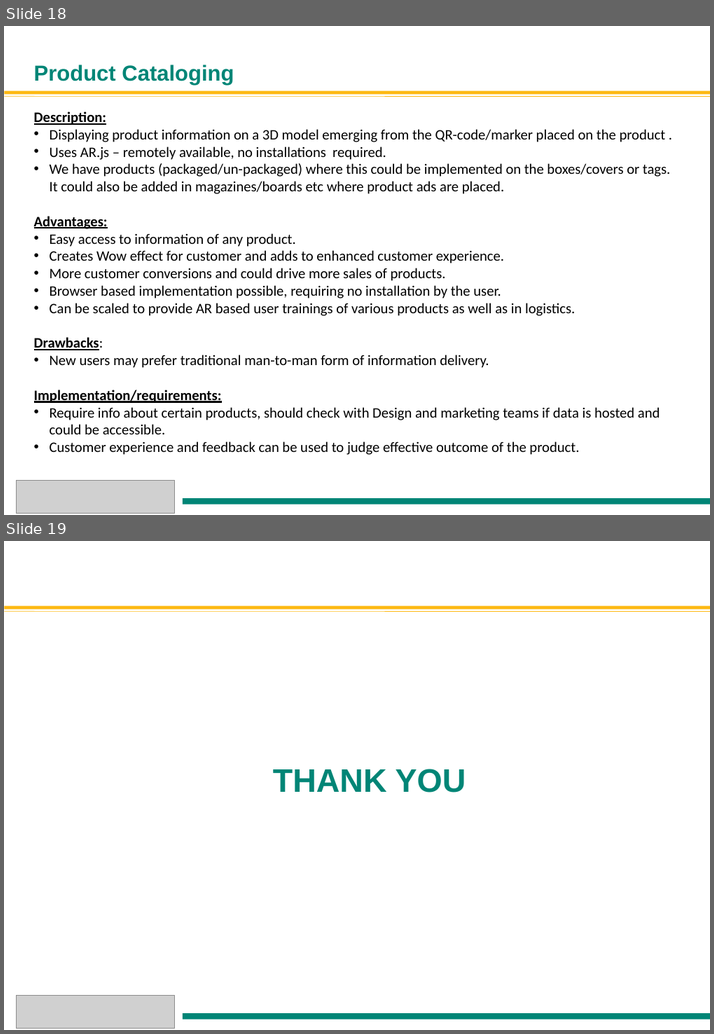
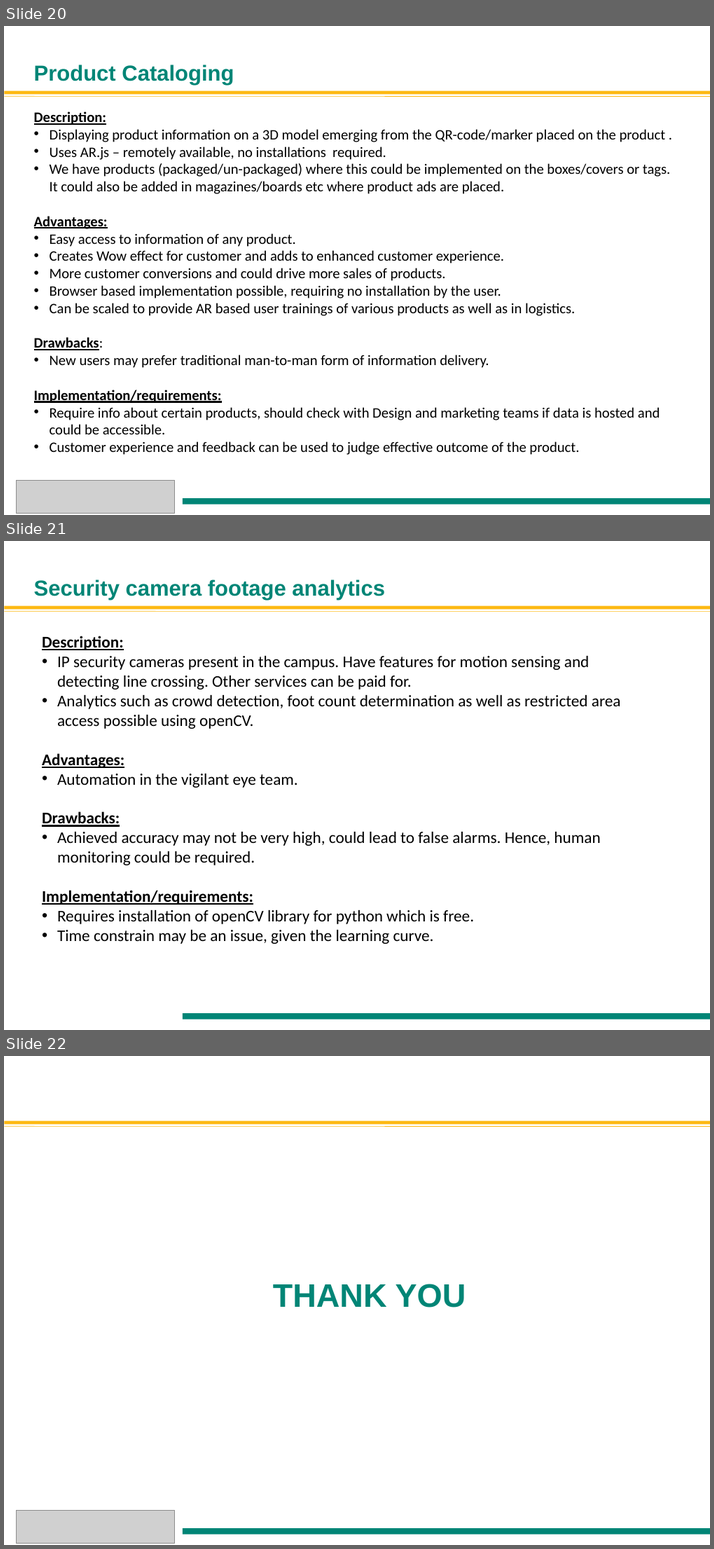
Before and after one commit to Anuragkedia/Anuragkedia.github.io, a slide deck: Smart office2.ppt. Shown one above the other, each under a label of ours: slides 18 and 19 before the commit, slides 20, 21 and 22 after it. The pictures are 714x1034 and 714x1549 pixels, drawn with LibreOffice and Linux fonts; fonts in the diff are those of the drawing; grey boxes stand for pictures; background and template pictures are left out. Boxes give left, top, right and bottom in pixels: in the first picture for what was removed or moved away, otherwise in the second. Text is boxed around its words. In the diff, an @@ line names an element or a change of style, - is before the commit and + after.

```diff
--- a/Smart office2.ppt
+++ b/Smart office2.ppt
@@ slide 21 added at <box>4,541,710,1030</box>, background #FFFFFF @@
@@ title added at <box>34,579,385,600</box>, 24 pt, text #008576, bold @@
+Security camera footage analytics
@@ rectangle added at <box>4,606,709,610</box>, fill #FDB913 @@
@@ line added from (4, 611) to (709, 611), #FDB913 0.51 pt @@
@@ text added at <box>42,635,621,943</box>, 18 pt, text #000000 @@
+Description:
+• IP security cameras present in the campus. Have features for motion sensing and detecting line crossing. Other services can be paid for.
+• Analytics such as crowd detection, foot count determination as well as restricted area access possible using openCV.
+Advantages:
+• Automation in the vigilant eye team.
+Drawbacks:
+• Achieved accuracy may not be very high, could lead to false alarms. Hence, human monitoring could be required.
+Implementation/requirements:
+• Requires installation of openCV library for python which is free.
+• Time constrain may be an issue, given the learning curve.
@@ rectangle added at <box>182,1012,709,1018</box>, fill #008576 @@
@@ what was slide 18 is now slide 20 @@
@@ what was slide 19 is now slide 22 @@
```
Also in this commit, not shown: 7 slides changed, 8 other slides added, 6 slides removed.
